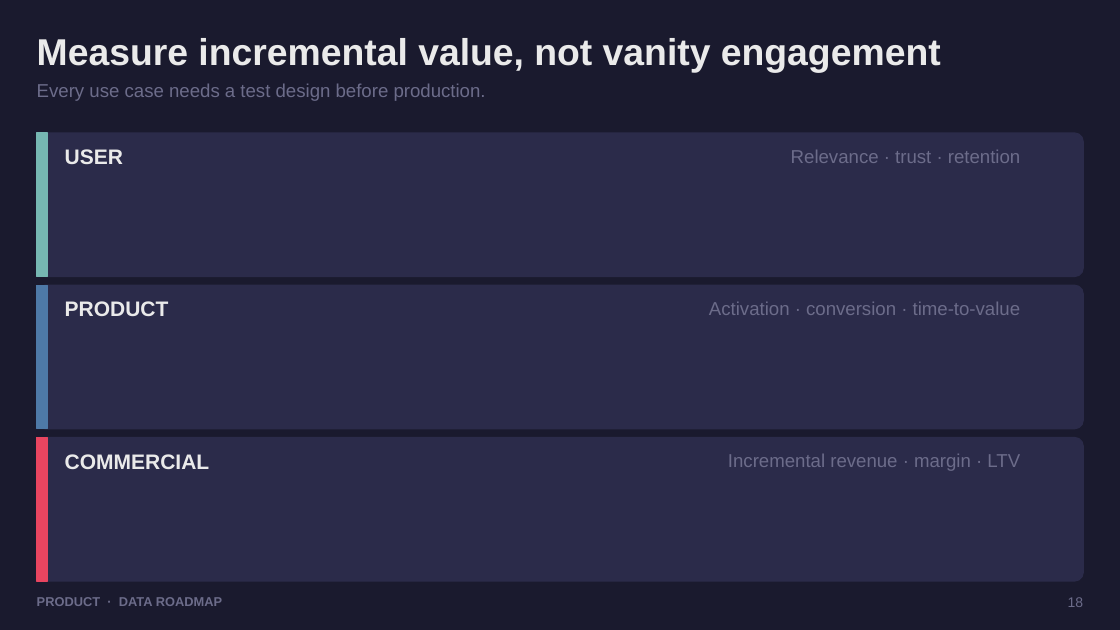
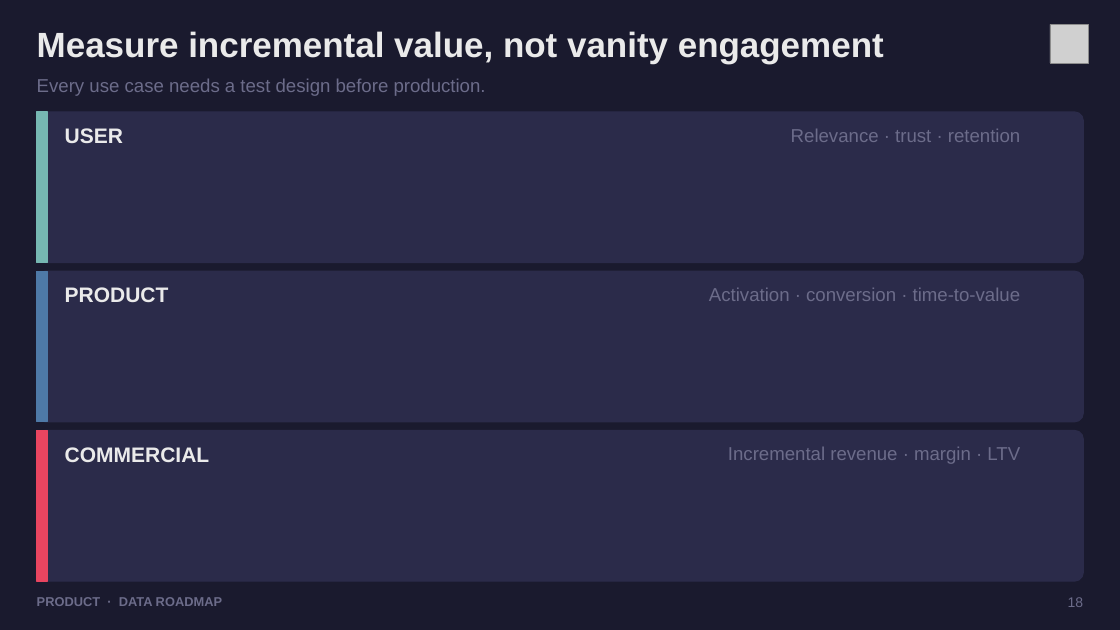
Before and after one commit to dhanesh123in/ppt-gen, a slide deck: slide 18 of examples/demo.pptx. Drawn at 1120x630 pixels with LibreOffice and Linux fonts; fonts in the diff are those of the drawing; grey boxes stand for pictures. Boxes give left, top, right and bottom in pixels: in the first picture for what was removed or moved away, otherwise in the second. Text is boxed around its words. In the diff, an @@ line names an element or a change of style, - is before the commit and + after.

```diff
--- a/examples/demo.pptx
+++ b/examples/demo.pptx
@@ text "Measure incremental value, not vanity ..." at (x1=37, y1=31, x2=884, y2=64): size 32 to 30 pt @@
@@ picture added at (x1=1050, y1=24, x2=1089, y2=63) @@
@@ text "Every use case needs a ..." moved from (x1=37, y1=83, x2=486, y2=101) to (x1=37, y1=78, x2=486, y2=96) @@
@@ proportions changed in 3 elements at (x1=37, y1=430, x2=1084, y2=581), (x1=37, y1=271, x2=1084, y2=422), (x1=37, y1=112, x2=1084, y2=262) @@
@@ rounded rectangle resized from (x1=37, y1=133, x2=1084, y2=276) to (x1=37, y1=112, x2=1084, y2=262) @@
@@ rectangle resized from (x1=37, y1=133, x2=47, y2=276) to (x1=37, y1=112, x2=47, y2=262) @@
@@ text "USER" moved from (x1=65, y1=149, x2=123, y2=164) to (x1=65, y1=128, x2=123, y2=143) @@
@@ text "Relevance · trust · retention" moved from (x1=791, y1=150, x2=1020, y2=163) to (x1=791, y1=129, x2=1020, y2=142) @@
@@ rounded rectangle resized from (x1=37, y1=286, x2=1084, y2=429) to (x1=37, y1=271, x2=1084, y2=422) @@
@@ rectangle resized from (x1=37, y1=286, x2=47, y2=429) to (x1=37, y1=271, x2=47, y2=422) @@
@@ text "PRODUCT" moved from (x1=65, y1=301, x2=169, y2=316) to (x1=65, y1=287, x2=169, y2=302) @@
@@ text "Activation · conversion · time-to-value" moved from (x1=709, y1=302, x2=1021, y2=315) to (x1=709, y1=288, x2=1021, y2=301) @@
@@ rounded rectangle resized from (x1=37, y1=438, x2=1084, y2=581) to (x1=37, y1=430, x2=1084, y2=581) @@
@@ rectangle resized from (x1=37, y1=438, x2=47, y2=581) to (x1=37, y1=430, x2=47, y2=581) @@
@@ text "COMMERCIAL" moved from (x1=65, y1=454, x2=210, y2=469) to (x1=65, y1=447, x2=210, y2=462) @@
@@ text "Incremental revenue · margin · ..." moved from (x1=728, y1=454, x2=1020, y2=471) to (x1=728, y1=447, x2=1020, y2=464) @@
```
Also in this commit, not shown: 29 other slides changed, 9 other files.
